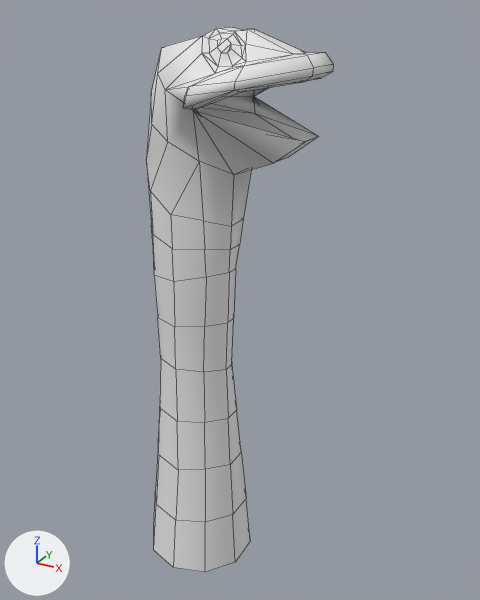
Renders of the Blender file Assets/3dArt/Enemies/Dragon/Dragon.blend from each side of a commit.
Both versions are drawn from a camera (50 mm lens) standing at (5.7, -8.75, 8.72) and looking at (0.72, 0.3, 4.2). Every picture has the same lights, and +X, +Y and +Z are marked at lower left. Mesh edges are drawn as thin lines.

Objects in the first picture: 'dragonBody'.
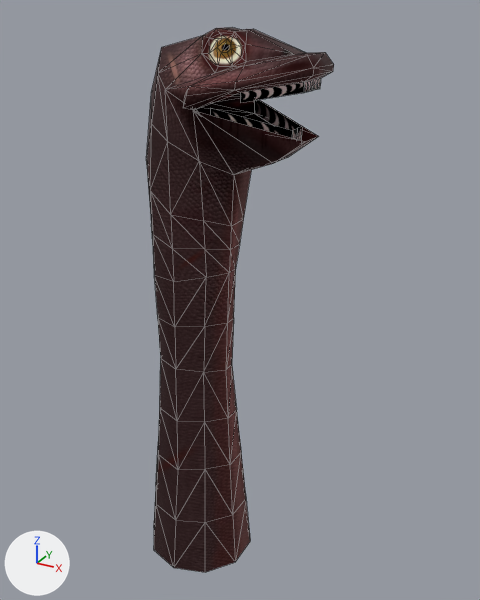
Boxes [x1, y1, x2, y2] around the edits, measured in the pictures (480 x 600 px):
'dragonBody', reshaped: [146, 27, 334, 572] in both

The edits, one by one:
Picture 'Dragon_Dragon_AlbedoTransparency.jpg' (img_dragon_dragon_albedotransparency_jpg) is new.
Material 'Dragon.001' (mat_dragon_001) is new.
Its texture is img_dragon_dragon_albedotransparency_jpg.
Its metallic is 1.0.
Its roughness is 0.553.
Its specular ior level is 1.0.
Mesh me_dragonbody is new.
It has 222 vertices, 408 faces and spans x -0.95..2.17, y -1.03..1.03, z -1.0..8.47.
It uses material mat_dragon_001 (picture img_dragon_dragon_albedotransparency_jpg).
Object 'dragonBody' (ob_dragonbody) now shows me_dragonbody instead of me_cylinder.
